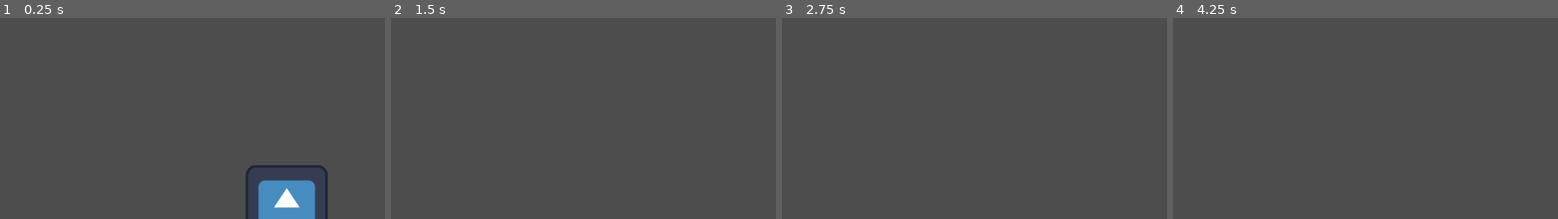
Above: before the commit, frames 1-4 (left to right).
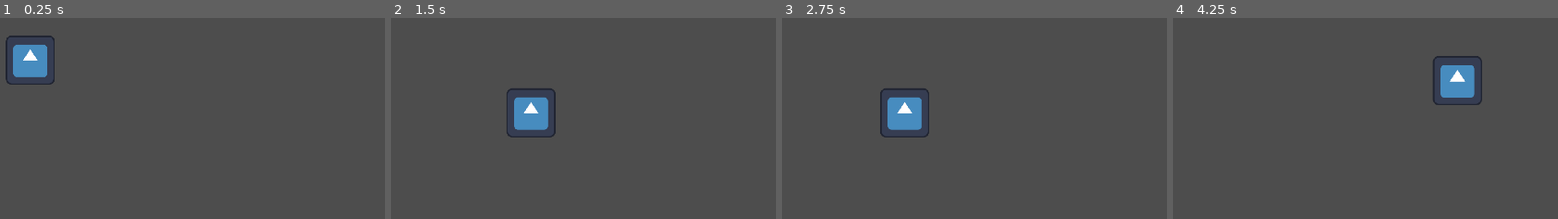
Above: after the commit, the same moments.

Repository: RobertKadak/GameCamp-2025
Game: Godot game, scene res://temp/main.tscn
Same seed, same stepped clock (60 frames per second), same inputs: the game is played once before the commit and once after it. This scene is started directly instead of the project's main scene. The engine's default icon, where the game draws it, is replaced by a stand-in: a white triangle on a blue panel in a dark square.
Inputs:
- Up to frame 1 (0.25 s): no input
- Up to frame 2 (1.5 s): tap Enter (ui_accept) at 0.5, 0.6, 0.77, 1.07, 1.35 s; hold Right (ui_right) from 0.53 s (still down)
- Up to frame 3 (2.75 s): tap Enter (ui_accept) at 1.52, 1.82, 2.1 s; release Right (ui_right) at 2.03 s; hold Left (ui_left) from 2.03 s (still down)
- Up to frame 4 (4.25 s): release Left (ui_left) at 2.78 s; hold Right (ui_right) from 2.78 s (still down); tap Enter (ui_accept) at 2.85, 3.02, 3.32, 3.6, 3.77, 4.07 s

The runs differ from the first frame. In frame 1, 5.4% of the frame differs, in the area x 1-86%, y 8-100%; in frame 2, 1.8%; in frame 3, 1.9%; in frame 4, 1.9%.

Commit message:
Add stationary and moving enemies. Player collision works, moving enemies in progress. Update small character script.

Diff:
--- a/entities/small guy/character_body_2d.gd
+++ b/entities/small guy/character_body_2d.gd
@@ -3,7 +3,6 @@
 const speed = 300
 @export var jump_impulse = 400
 const gravity = 980
-var health = 1
 var is_dead = false
 
 func _physics_process(delta):
@@ -22,17 +21,15 @@
 		velocity.y += gravity * delta
 
 	if is_on_floor():
-		if Input.is_action_just_pressed("jump"):
+		if Input.is_action_just_pressed("ui_accept"):
 			velocity.y = -jump_impulse
 
 	move_and_slide()
 
-func take_damage():
-	if not is_dead:
-		health -= 1
-		if health <= 0:
-			die()
-
 func die():
 	is_dead = true
 	velocity = Vector2.ZERO
+	queue_free()
+
+func _ready():
+	add_to_group("SmallGuy")
--- a/project.godot
+++ b/project.godot
@@ -11,13 +11,33 @@
 [application]
 
 config/name="GameCamp-2025"
-run/main_scene="uid://bmefar55micsw"
+run/main_scene="uid://ddist6hxf1bmw"
 config/features=PackedStringArray("4.4", "GL Compatibility")
 config/icon="res://icon.svg"
+
+[display]
+
+window/size/viewport_width=1920
+window/size/viewport_height=1080
+window/size/mode=3
 
 [global_group]
 
 Enemy="All enemies"
+SmallGuy="Small character player"
+
+[input]
+
+MoveLeft={
+"deadzone": 0.2,
+"events": [Object(InputEventKey,"resource_local_to_scene":false,"resource_name":"","device":-1,"window_id":0,"alt_pressed":false,"shift_pressed":false,"ctrl_pressed":false,"meta_pressed":false,"pressed":false,"keycode":0,"physical_keycode":65,"key_label":0,"unicode":97,"location":0,"echo":false,"script":null)
+]
+}
+MoveRight={
+"deadzone": 0.2,
+"events": [Object(InputEventKey,"resource_local_to_scene":false,"resource_name":"","device":-1,"window_id":0,"alt_pressed":false,"shift_pressed":false,"ctrl_pressed":false,"meta_pressed":false,"pressed":false,"keycode":0,"physical_keycode":68,"key_label":0,"unicode":100,"location":0,"echo":false,"script":null)
+]
+}
 
 [rendering]
 
--- a/temp/main.tscn
+++ b/temp/main.tscn
@@ -1,16 +1,22 @@
-[gd_scene load_steps=4 format=3]
+[gd_scene load_steps=4 format=3 uid="uid://dgu17ma7scemw"]
 
 [ext_resource type="PackedScene" uid="uid://ddist6hxf1bmw" path="res://entities/small guy/character_body_2d.tscn" id="1_player"]
-[ext_resource type="PackedScene" uid="uid://do6b2sj5kb4yg" path="res://temp/floor.tscn" id="2_floor"]
-[ext_resource type="PackedScene" path="res://temp/enemy.tscn" id="3_enemy"]
+[ext_resource type="PackedScene" uid="uid://d1yugmb8k8c7e" path="res://entities/enemies/moving/enemy_moving.tscn" id="2_plon1"]
 
+[sub_resource type="WorldBoundaryShape2D" id="WorldBoundaryShape2D_mpt1t"]
+distance = -326.0
 
 [node name="Main" type="Node2D"]
+position = Vector2(-13, -329)
 
-[node name="Player" parent="." instance=ExtResource("1_player")]
-position = Vector2(960, 500)
+[node name="CharacterBody2D" parent="." instance=ExtResource("1_player")]
 
-[node name="Floor" parent="." instance=ExtResource("2_floor")]
+[node name="Camera2D" type="Camera2D" parent="."]
 
-[node name="Enemy" parent="." instance=ExtResource("3_enemy")]
-position = Vector2(1200, 900)
+[node name="StaticBody2D" type="StaticBody2D" parent="."]
+
+[node name="CollisionShape2D" type="CollisionShape2D" parent="StaticBody2D"]
+shape = SubResource("WorldBoundaryShape2D_mpt1t")
+
+[node name="CharacterBody2D2" parent="." instance=ExtResource("2_plon1")]
+position = Vector2(520, 242)
